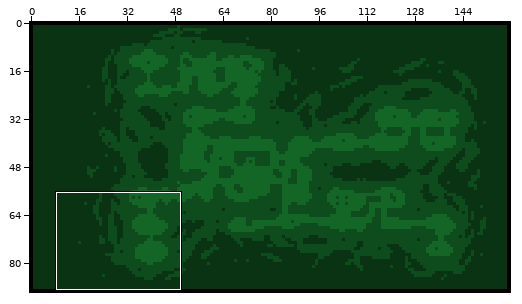
One commit to this sprite sheet: sprites/spr_map_level/layers/45acc6e9-7882-45fc-a043-40c368a44bef/51aef410-a315-4b03-92e3-80cf35ec55d7.png. Above: a wide view before the commit, with the close-up outlined.
Close-up. Before:
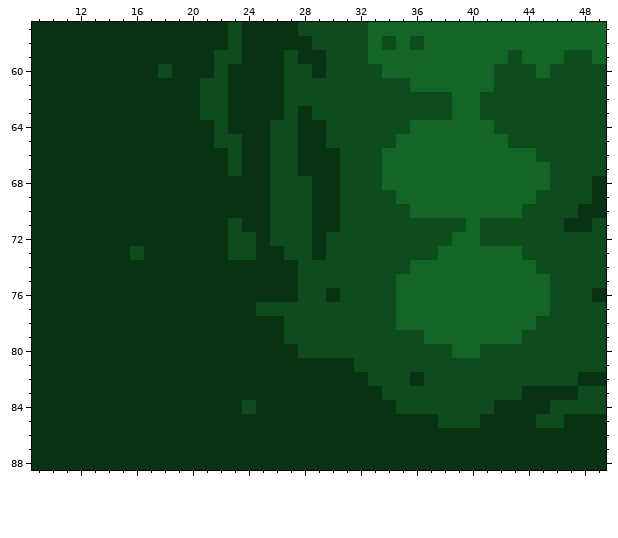
The file is 160x90 pixels. Shown: x 9..49, y 57..88.
New version:
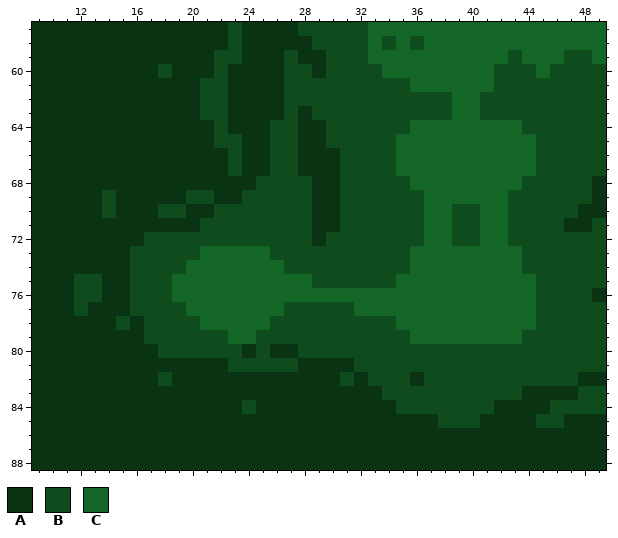
Palette (. is transparent): A #0a3313  B #0f4c1d  C #146626
What changed:
The author changed colour A to colour B in row 68 at x 25; in row 69 at x 14, 20 to 21 and 24 to 25; in row 70 at x 14, 18 to 19 and 22 to 25; in row 71 at x 21 to 22 and 24 to 25; in row 72 at x 17 to 22 and 25; in row 73 at x 17 to 20, 26 and 29.
The author changed colour A to colour B in row 74 at x 16 to 19 and 27; in rows 75 to 76 at x 12 to 13 and 16 to 18; in row 77 at x 12 and 16 to 19; in row 78 at x 15, 17 to 20 and 26; in row 79 at x 17 to 22 and 25 to 26; in row 80 at x 18 to 23 and 25.
The author changed colour A to colour B in row 81 at x 23 to 27; in row 82 at x 18 and 31.
The author changed colour C to colour B in row 66 at x 34; in row 67 at x 34 and 45; in row 68 at x 34 to 35 and 44 to 45; in row 69 at x 35 to 36 and 43 to 44; in row 70 at x 36, 39 to 40 and 43; in row 71 at x 40.
The author changed colour C to colour B in row 72 at x 39 to 40; in row 74 at x 44; in rows 75 to 77 at x 45; in row 80 at x 39 to 40.
The author changed colour A to colour C in row 73 at x 21 to 22 and 25; in row 74 at x 20 to 26; in row 75 at x 19 to 27; in row 76 at x 19 to 27 and 30; in row 77 at x 20 to 24; in row 78 at x 21 to 25.
The author changed colour A to colour C in row 79 at x 23 to 24.
The author changed colour B to colour C in row 64 at x 42 to 43; in row 65 at x 43 to 44; in rows 71 to 72 at x 37 to 38 and 41 to 42; in row 73 at x 23 to 24 and 36 to 37; in row 75 at x 28; in row 76 at x 28 to 29 and 31 to 34.
The author changed colour B to colour C in row 77 at x 25 to 26 and 32 to 34; in row 79 at x 36.
Changed places in both close-ups, as pixel boxes (x1, y1, x2, y2):
changed: (74, 120, 550, 386)
